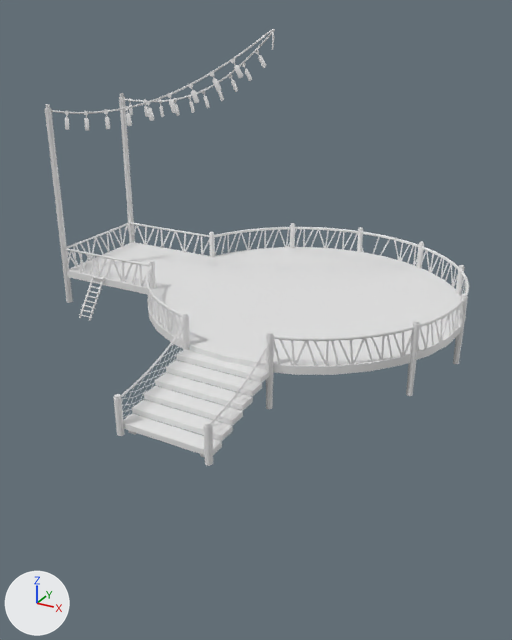
An edit to the FBX model Content/ThirdPersonCPP/EnvironmentArtAssets/MainPlayerHome/PlayerHomeBase.fbx, drawn before and after from the same camera.
Before and after are seen from a 50 mm camera at (11.7, -25.5, 12.7) aimed at (-1.4, -1.7, 0.8). Lighting does not change. The marker at lower left points along +X, +Y and +Z. Where no turn or scale is listed for an object, it has been applied to the vertices. Vertices at the same position are counted once.

Objects in the first picture: 'FenceBase.002'.
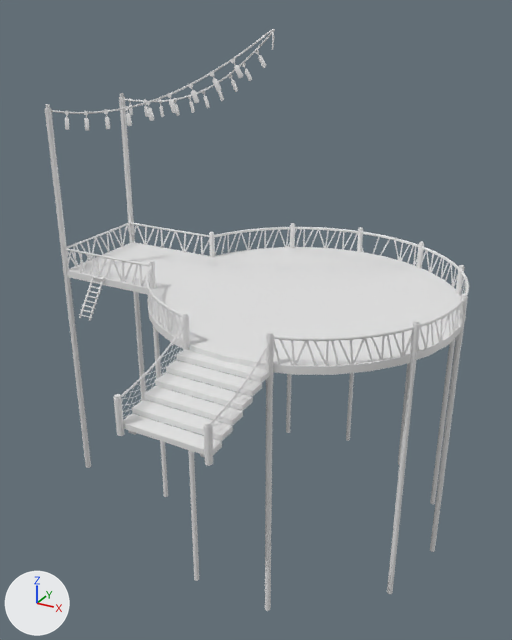
Where the newer file only moved an object's origin or applied its transform, the numbers keep the older frame.

What differs and where, as boxes (x1, y1, x2, y2) in the pictures (512 x 640 px; the box of a moved part takes in the faces that stretch with it):
```json
{"object": "FenceBase.002", "change": "reshaped", "before": [44, 29, 469, 466], "after": [44, 29, 469, 611], "on screen": "33% taller"}
{"part": 1, "of": "me_bighut_010", "change": "moved or reshaped", "before": [406, 343, 461, 396], "after": [286, 339, 461, 594]}
{"part": 2, "of": "me_bighut_010", "change": "moved or reshaped", "after": [153, 326, 218, 497], "on screen": "not visible before"}
{"part": 3, "of": "me_bighut_010", "change": "moved or reshaped", "before": [187, 378, 273, 409], "after": [186, 378, 273, 611]}
{"part": 4, "of": "me_bighut_010", "change": "moved or reshaped", "before": [47, 112, 135, 303], "after": [47, 112, 146, 468]}
```

Scene script edits in JSON lines:
```json
{"block": "me_bighut_010", "where": "me_bighut_010.from_pydata(...)  # 7923 vertices, 7523 faces; spans x -11.2..6.7, y -10.4..6.7, z -0.1..12.0"}
{"block": "me_bighut_010", "where": "# used by ob_fencebase_002; location = (0.0, 0.0, 0.0)"}
{"block": "me_bighut_010", "change": "me_bighut_010 part 1: all 48 vertices in x -3.5..6.7, y -3.3..6.7, z 0.0 are moved by (0.0, 0.0, -9.3)"}
{"block": "me_bighut_010", "change": "me_bighut_010 part 2: all 16 vertices in x -6.2..-6.0, y -2.6..2.5, z 0.0 are moved by (0.0, 0.0, -9.3)"}
{"block": "me_bighut_010", "change": "me_bighut_010 part 3: all 16 vertices in x -1.8..1.8, y -6.5..-6.3, z -0.1 are moved by (0.0, 0.0, -9.3)"}
{"block": "me_bighut_010", "change": "me_bighut_010 part 4: all 12 vertices in x -11.2..-10.9, y -2.6..2.6, z 0.0 are moved by (0.0, 0.0, -9.3)"}
```
